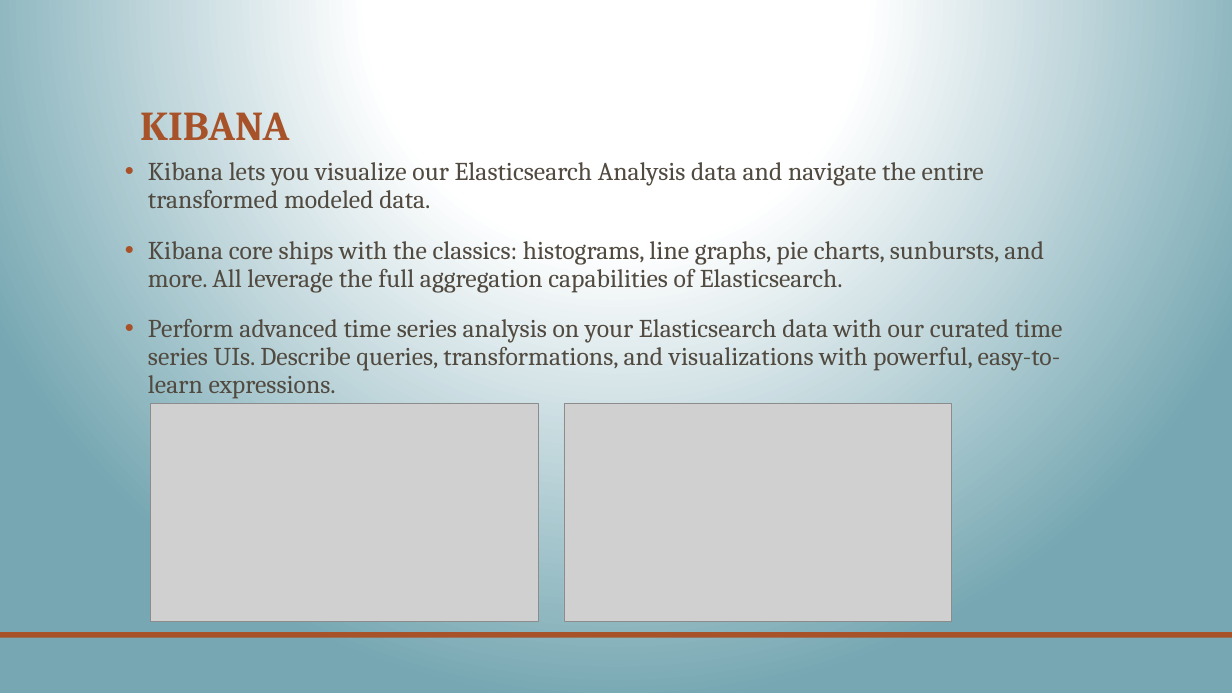
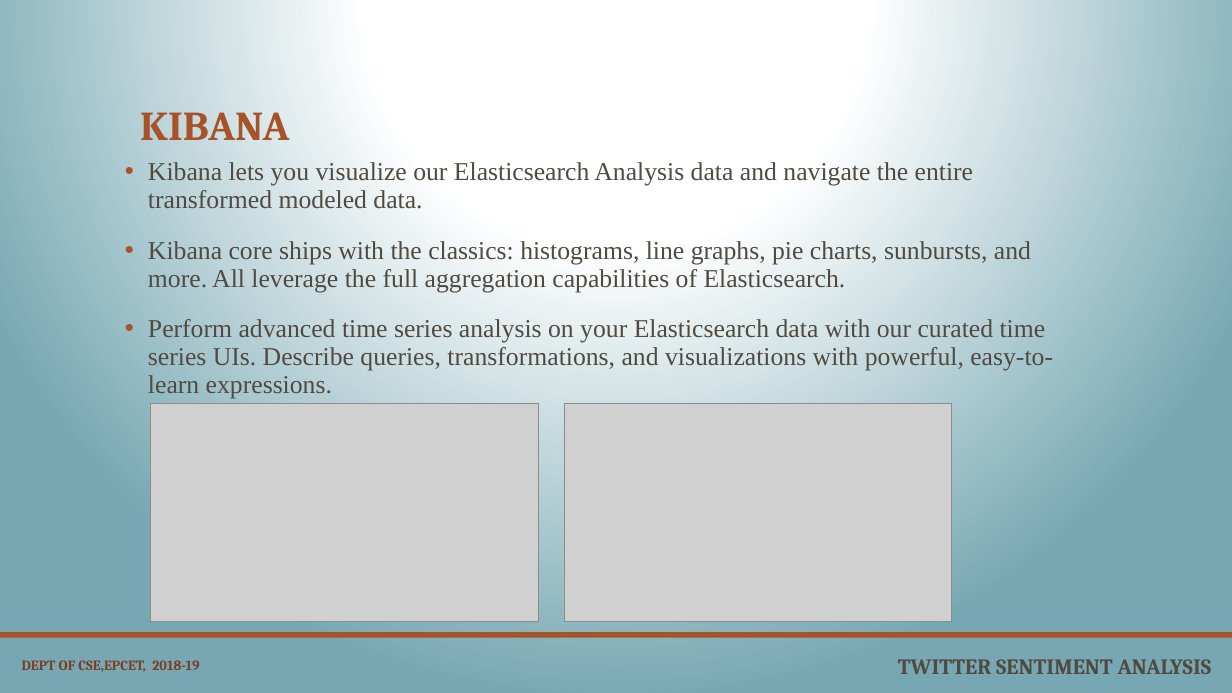
Before and after one commit to deepaindia/twitter-analysis, a slide deck: slide 18 of Presentation/SentimentAnalysis.pptx. Drawn at 1232x693 pixels with LibreOffice and Linux fonts; fonts in the diff are those of the drawing; grey boxes stand for pictures. Boxes give left, top, right and bottom in pixels: in the first picture for what was removed or moved away, otherwise in the second. Text is boxed around its words. In the diff, an @@ line names an element or a change of style, - is before the commit and + after.

```diff
--- a/Presentation/SentimentAnalysis.pptx
+++ b/Presentation/SentimentAnalysis.pptx
@@ text "Kibana lets you visualize our ..." at [148, 162, 1053, 398]: font Cambria to Times New Roman @@
@@ text added at [898, 659, 1212, 674], 17 pt, text #514A40, bold @@
+TWITTER SENTIMENT ANALYSIS
@@ text added at [22, 660, 199, 672], 11 pt, text #7E3E1F, bold @@
+DEPT OF CSE,EPCET, 2018-19
```
Also in this commit, not shown: 32 other slides changed, 1 slide added, 1 other file.
